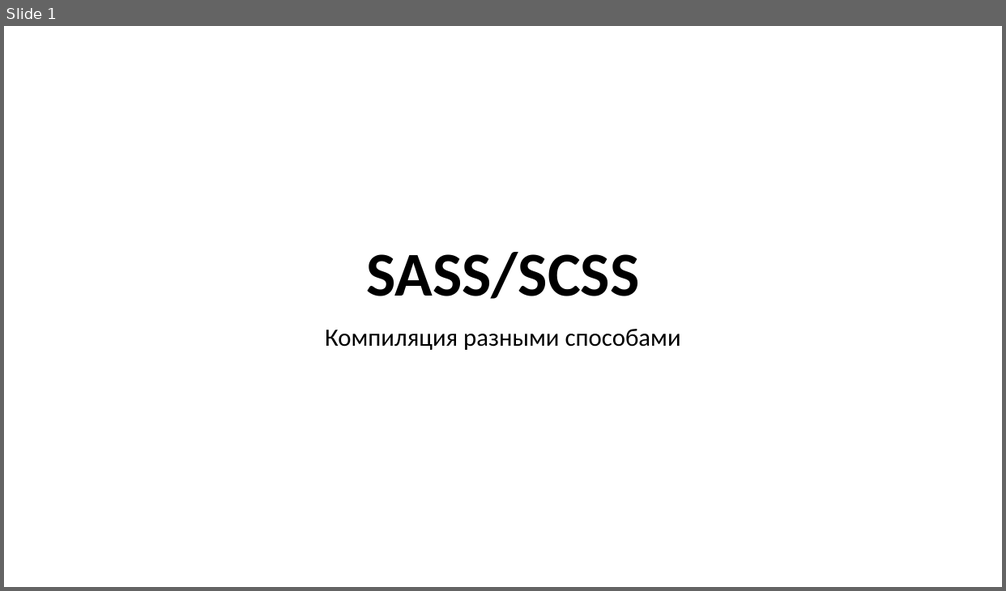
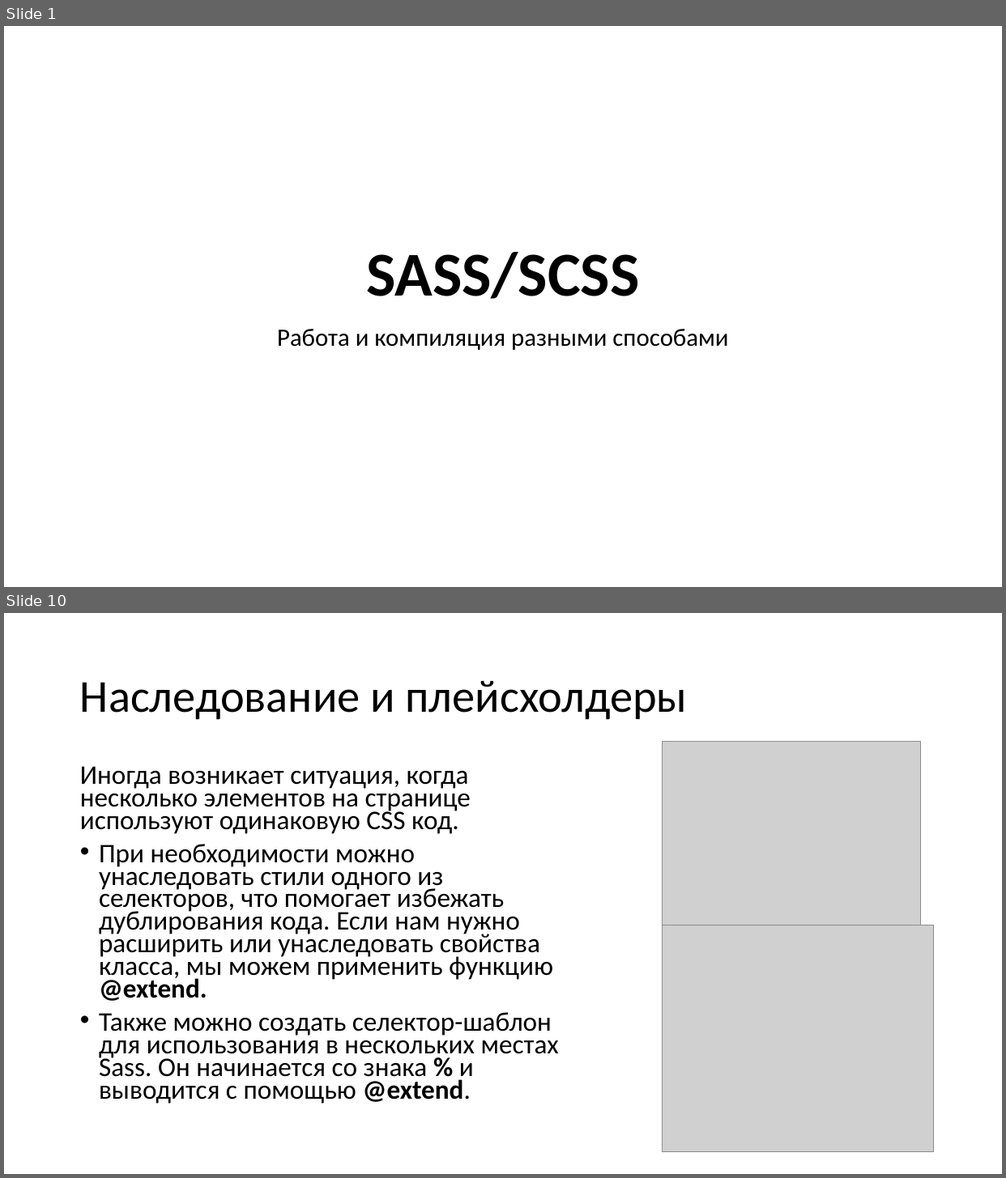
Before and after one commit to TalantRys/scss-study, a slide deck: sass.pptx. Shown one above the other, each under a label of ours: slide 1 before the commit, slides 1 and 10 after it; the slides between them are not shown. The pictures are 1006x591 and 1006x1178 pixels, drawn with LibreOffice and Linux fonts; fonts in the diff are those of the drawing; grey boxes stand for pictures. Boxes give left, top, right and bottom in pixels: in the first picture for what was removed or moved away, otherwise in the second. Text is boxed around its words. In the diff, an @@ line names an element or a change of style, - is before the commit and + after.

```diff
--- a/sass.pptx
+++ b/sass.pptx
@@ slide 10 added at (4,613,1002,1174), background #FFFFFF @@
@@ title added at (80,681,688,720), 44 pt, text #000000 @@
+Наследование и плейсхолдеры
@@ picture added at (662,742,920,926) @@
@@ text added at (80,766,559,1104), 25.9 pt, text #000000 @@
+Иногда возникает ситуация, когда несколько элементов на странице используют одинаковую CSS код.
+• При необходимости можно унаследовать стили одного из селекторов, что помогает избежать дублирования кода. Если нам нужно расширить или унаследовать свойства класса, мы можем применить функцию @extend.
+• Также можно создать селектор-шаблон для использования в нескольких местах Sass. Он начинается со знака % и выводится с помощью @extend.
@@ picture added at (662,926,934,1152) @@
@@ slide 1 changed as well @@
@@ subtitle at (277,329,728,350): text changed @@
-Компиляция разными способами
+Работа и компиляция разными способами
```
Also in this commit, not shown: 1 other slide changed, 7 other slides added, 29 slides removed.
